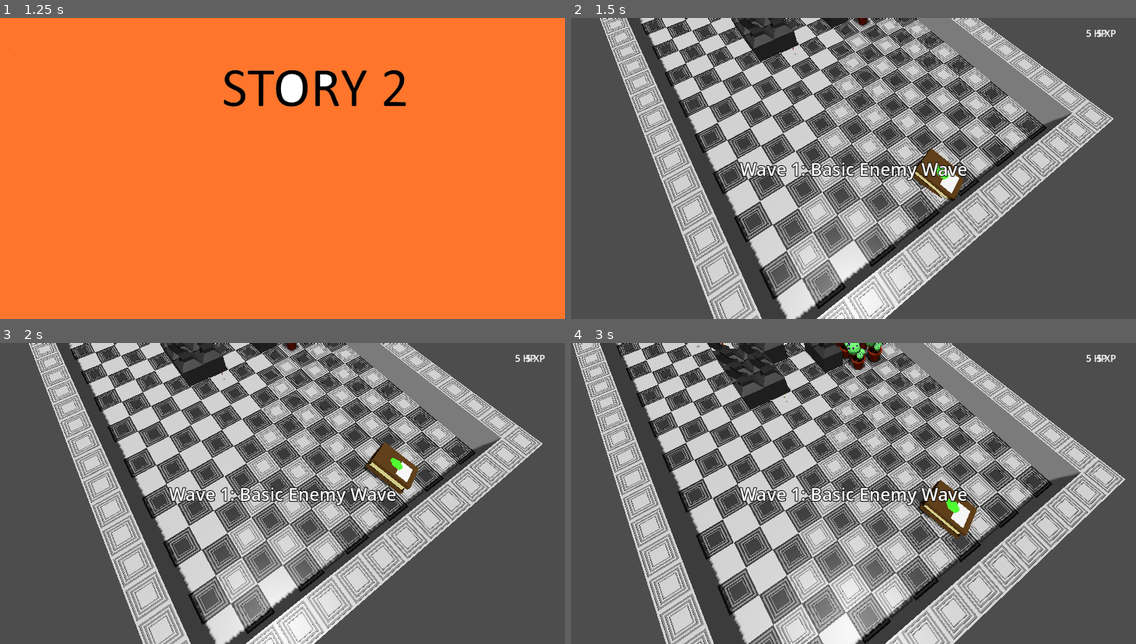
Above: before the commit, frames 1-4 (two rows, left to right).
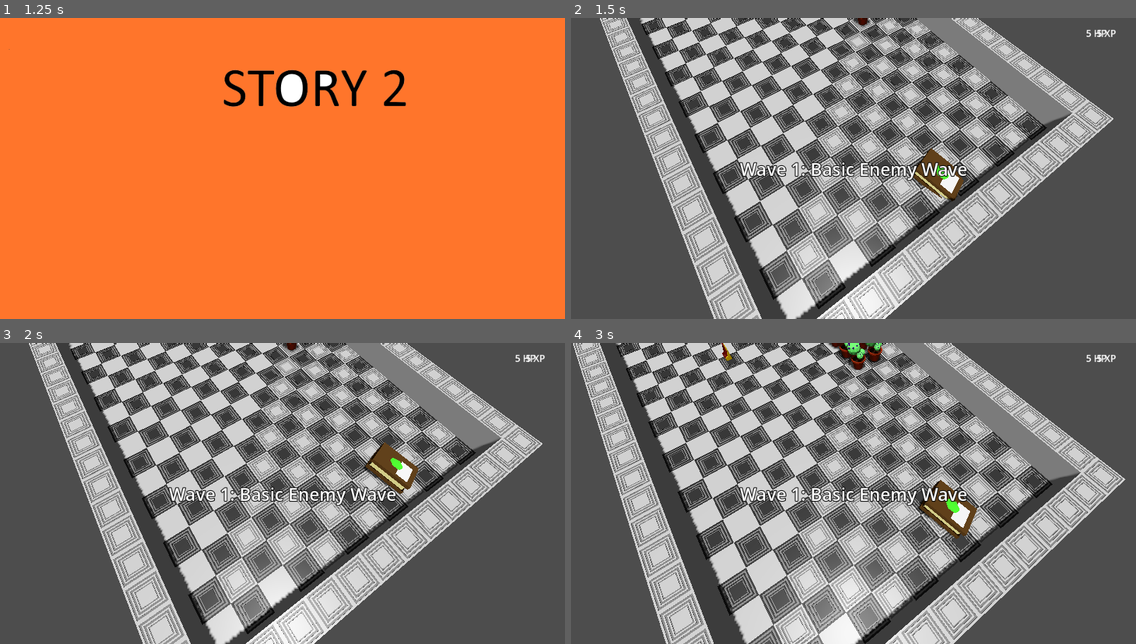
Above: after the commit, the same moments.

Repository: pinguinosod/gse_winterjam2024
Game: Godot game, scene res://main.tscn
Same seed, same stepped clock (60 frames per second), same inputs: the game is played once before the commit and once after it.
Inputs (mouse positions are in pixels of both pictures, inside the frame that each line leads up to):
- Up to frame 1 (1.25 s): tap Enter (ui_accept) at 0.5, 0.77 s; move the mouse to (406, 153) at 0.52 s; hold D (move_right) from 0.53 s (still down); tap Space (end_turn) at 0.6 s; click (406, 153) at 0.67 s
- Up to frame 2 (1.5 s): tap Enter (ui_accept) at 1.25 s; move the mouse to (740, 183) at 1.27 s; release D (move_right) at 1.28 s; hold S (move_down) from 1.28 s (still down); tap Space (end_turn) at 1.35 s
- Up to frame 3 (2 s): keep holding S (move_down); tap Enter (ui_accept) at 1.52 s
- Up to frame 4 (3 s): tap Enter (ui_accept) at 2, 2.75 s; move the mouse to (910, 427) at 2.02 s; release S (move_down) at 2.03 s; hold D (move_right) 2.03-2.78 s; tap Space (end_turn) at 2.1, 2.85 s; move the mouse to (825, 553) at 2.77 s; hold W (move_up) from 2.78 s (still down); click (825, 553) at 2.92 s

Frame 1 is identical in both runs. In frame 2, 1.1% of the frame differs, in the area x 28-50%, y 0-15%; in frame 3, 1.1%; in frame 4, 2.2%, in the area x 22-49%, y 0-23%.

Commit message:
Paintings!

Diff:
--- a/rooms.tscn
+++ b/rooms.tscn
@@ -17,7 +17,7 @@
 mesh_library = ExtResource("1_aqf6v")
 cell_size = Vector3(1, 1, 1)
 data = {
-"cells": PackedInt32Array(0, 0, 1, 1, 0, 1, 2, 0, 1, 3, 0, 1 …(5504 unchanged characters)… 11, 1, 6, 10, 1, 6, 11, 0, 1, 4, 0, 65547, 9, 5, 65548, 9, 5, 65549, 10, 2, 65550, 10, 2, 65549, 11, 2, 65548, 11, 2, 65547, 11, 2, 65550, 11, 2, 65546, 11, 2, 65548, 10, 2, 65547, 10, 2, 65546, 10, 2, 65549, 9, 6, 65546, 6, 6, 65552, 4, 6, 65553, 5, 6, 65553, 6, 6, 65553, 7, 6, 65552, 6, 6, 65551, 5, 6, 65552, 5, 6, 65551, 6, 6, 65550, 6, 6, 65549, 6, 5, 65554, 6, 6, 65548, 6, 5, 65549, 5, 5, 65548, 5, 5, 65547, 5, 5, 65547, 6, 5, 65549, 7, 5)
+"cells": PackedInt32Array(0, 0, 1, 1, 0, 1, 2, 0, 1, 3, 0, 1 …(5504 unchanged characters)… 11, 1, 6, 10, 1, 6, 11, 0, 1, 4, 0, 65549, 10, 2, 65550, 10, 2, 65549, 11, 2, 65548, 11, 2, 65547, 11, 2, 65550, 11, 2, 65546, 11, 2, 65548, 10, 2, 65547, 10, 2, 65546, 10, 2)
 }
 metadata/_editor_floor_ = Vector3(0, 1, 0)
 
Binary file added: models/Paintings/paintingCount.glb
Not shown, added: models/Paintings/paintingCount.glb.import
Binary file added: models/Paintings/paintingCount_ImphenziaPalette01-256.png
Not shown, added: models/Paintings/paintingCount_ImphenziaPalette01-256.png.import
Binary file added: models/Paintings/paintingCount_countPainting.png
Not shown, added: models/Paintings/paintingCount_countPainting.png.import
Binary file added: models/Paintings/paintingFlower.glb
Not shown, added: models/Paintings/paintingFlower.glb.import
Binary file added: models/Paintings/paintingFlower_ImphenziaPalette01-256.png
Not shown, added: models/Paintings/paintingFlower_ImphenziaPalette01-256.png.import
Binary file added: models/Paintings/paintingFlower_flowerPainting.png
Not shown, added: models/Paintings/paintingFlower_flowerPainting.png.import
(and 14 more such lines)
